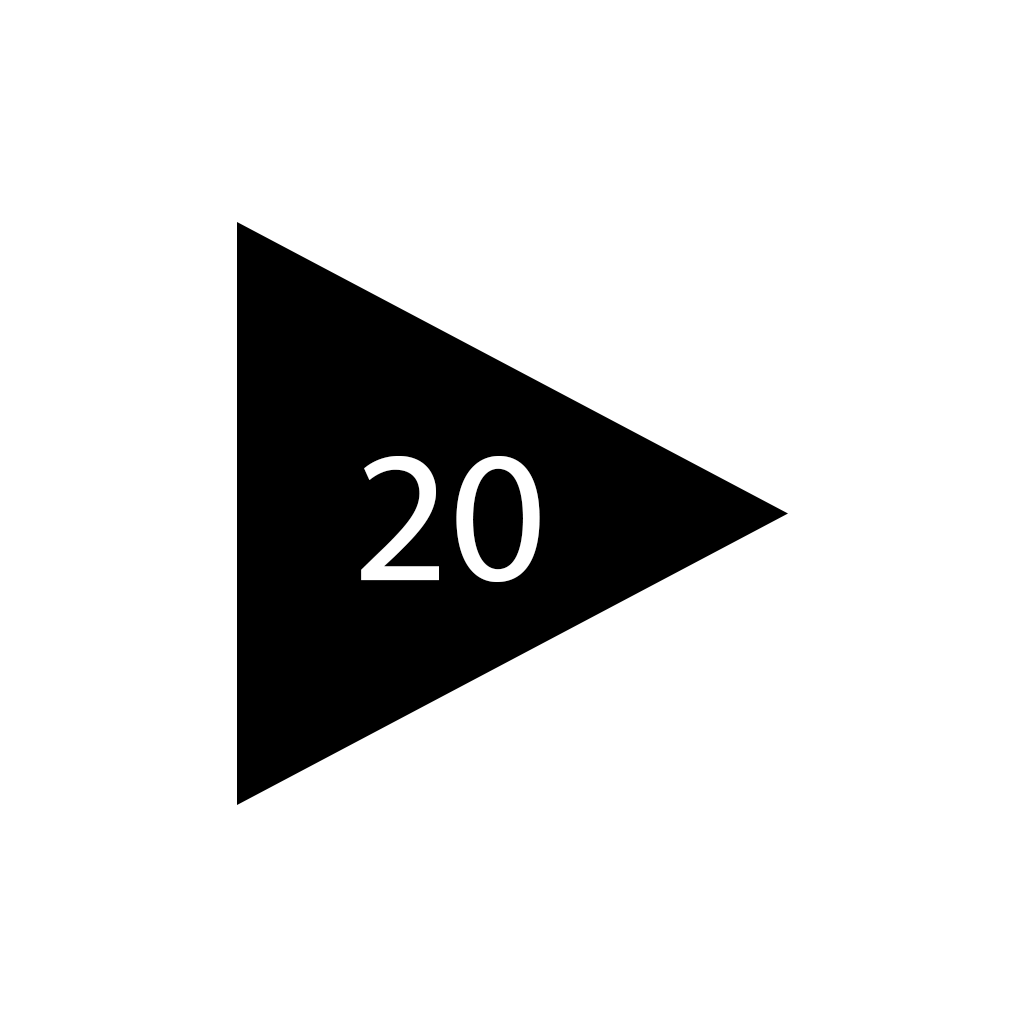
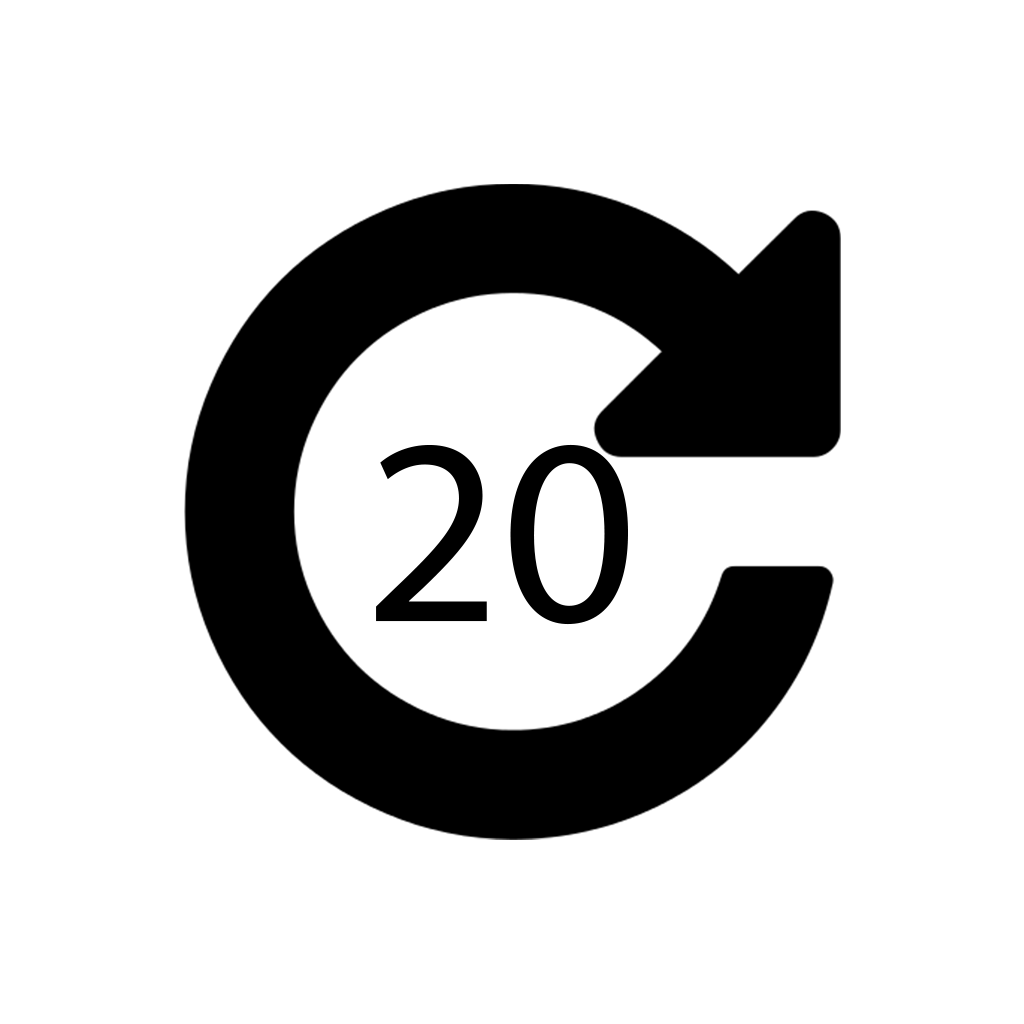
Layers edited between the first and the second w=1024, h=1024 image:
moved "20" above "512px-Repeat_font_awesome.svg", painted on it over (x1=361, y1=444, x2=628, y2=625)
removed layer "Polygon 1" over (x1=237, y1=222, x2=788, y2=805)
added layer "512px-Repeat_font_awesome.svg" above "Preview - DO NOT PUBLISH!" over (x1=184, y1=184, x2=841, y2=840)
